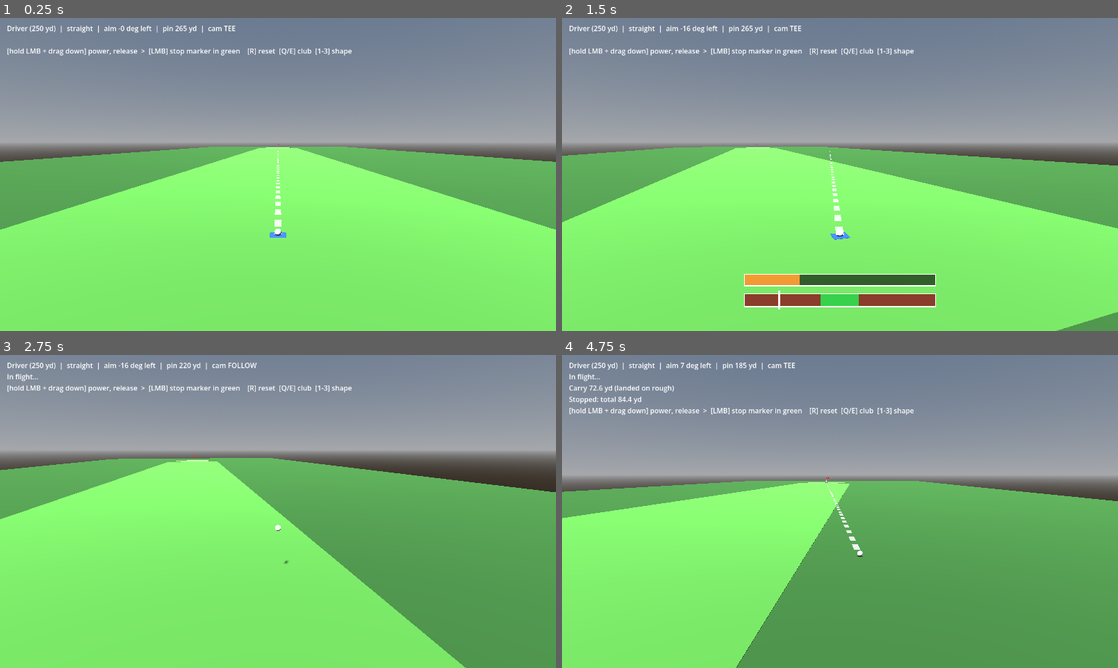
Above: before the commit, frames 1-4 (two rows, left to right).
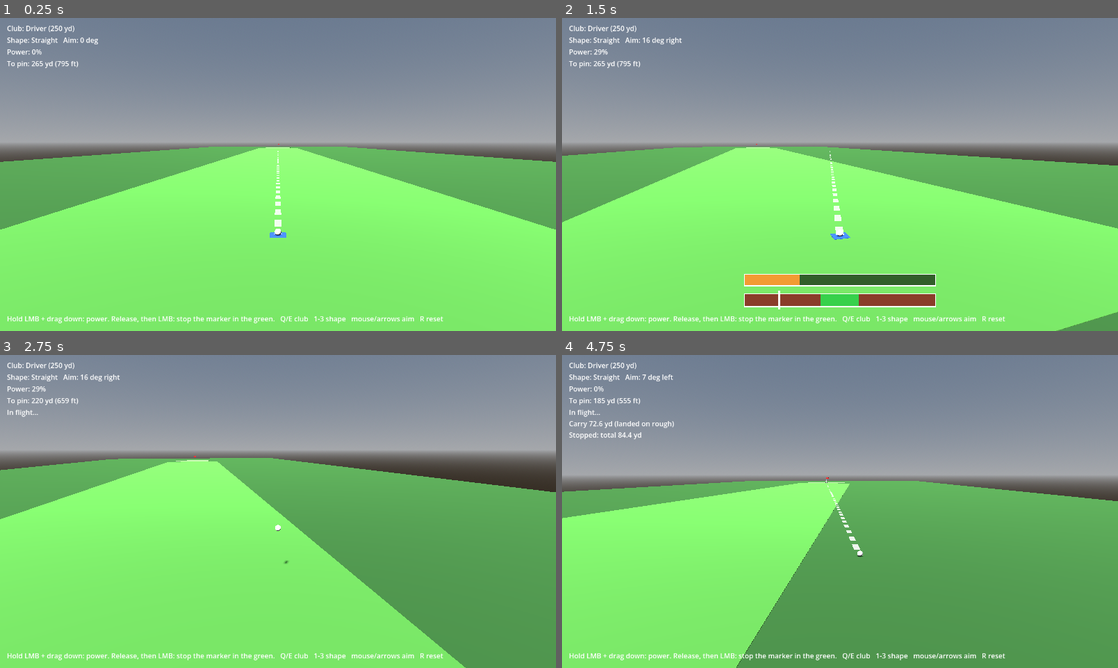
Above: after the commit, the same moments.

Repository: tredaman5/Back-Nine
Game: Godot game, scene res://scenes/test/test_course.tscn
Same seed, same stepped clock (60 frames per second), same inputs: the game is played once before the commit and once after it.
Inputs (mouse positions are in pixels of both pictures, inside the frame that each line leads up to):
- Up to frame 1 (0.25 s): no input
- Up to frame 2 (1.5 s): move the mouse to (962, 158) at 0.52 s; press the mouse at (962, 158) at 0.53 s; move the mouse to (728, 190) at 1.27 s; release the mouse at (728, 190) at 1.28 s; tap Left (aim_left) at 1.35 s
- Up to frame 3 (2.75 s): click (166, 527) at 1.55 s; move the mouse to (333, 442) at 2.02 s; press the mouse at (333, 442) at 2.03 s; tap Right (aim_right) at 2.1 s
- Up to frame 4 (4.75 s): move the mouse to (812, 574) at 2.77 s; release the mouse at (812, 574) at 2.78 s; tap C (caddie_call) at 2.85 s; click (812, 574) at 3.05 s; move the mouse to (1006, 558) at 3.52 s; hold E (club_next) 3.53-4.28 s; click (1006, 558) at 3.8 s; move the mouse to (673, 464) at 4.27 s; tap Q (club_prev) at 4.35 s; click (673, 464) at 4.55 s

The runs differ from the first frame. In frame 1, 1.7% of the frame differs, in the area x 1-80%, y 2-98%; in frame 2, 1.7%; in frame 3, 1.8%; in frame 4, 2.3%.

Commit message:
Add debug HUD with club, shape, power and distance to pin

Diff:
--- a/scenes/test/test_course.tscn
+++ b/scenes/test/test_course.tscn
@@ -1,10 +1,11 @@
-[gd_scene load_steps=10 format=3]
+[gd_scene load_steps=11 format=3]
 
 [ext_resource type="PackedScene" path="res://scenes/holes/hole_test.tscn" id="1_hole"]
 [ext_resource type="PackedScene" path="res://scenes/ball/ball.tscn" id="2_ball"]
 [ext_resource type="Script" path="res://scripts/debug/ball_debug_launcher.gd" id="3_dbg"]
 [ext_resource type="PackedScene" path="res://scenes/player/player.tscn" id="4_player"]
 [ext_resource type="PackedScene" path="res://scenes/camera/camera_rig.tscn" id="5_cam"]
+[ext_resource type="PackedScene" path="res://scenes/ui/hud.tscn" id="6_hud"]
 
 [sub_resource type="ProceduralSkyMaterial" id="Sky_mat"]
 
@@ -36,6 +37,7 @@
 [node name="BallDebug" type="Node" parent="."]
 script = ExtResource("3_dbg")
 ball_scene = ExtResource("2_ball")
+hud_scene = ExtResource("6_hud")
 tee_path = NodePath("../Hole/Tee")
 camera_path = NodePath("../CameraRig")
 cup_path = NodePath("../Hole/Cup")
--- /dev/null
+++ b/scenes/ui/hud.tscn
@@ -0,0 +1,55 @@
+[gd_scene load_steps=3 format=3]
+
+[ext_resource type="Script" path="res://scripts/ui/hud_controller.gd" id="1_hud"]
+[ext_resource type="Script" path="res://scripts/ui/swing_meter.gd" id="2_meter"]
+
+[node name="HUD" type="CanvasLayer" groups=["ui"]]
+script = ExtResource("1_hud")
+
+[node name="Info" type="VBoxContainer" parent="."]
+offset_left = 16.0
+offset_top = 12.0
+offset_right = 520.0
+offset_bottom = 170.0
+mouse_filter = 2
+
+[node name="ClubLabel" type="Label" parent="Info"]
+unique_name_in_owner = true
+layout_mode = 2
+mouse_filter = 2
+text = "Club"
+
+[node name="ShapeLabel" type="Label" parent="Info"]
+unique_name_in_owner = true
+layout_mode = 2
+mouse_filter = 2
+text = "Shape"
+
+[node name="PowerLabel" type="Label" parent="Info"]
+unique_name_in_owner = true
+layout_mode = 2
+mouse_filter = 2
+text = "Power"
+
+[node name="DistanceLabel" type="Label" parent="Info"]
+unique_name_in_owner = true
+layout_mode = 2
+mouse_filter = 2
+text = "To pin"
+
+[node name="ResultLabel" type="Label" parent="Info"]
+unique_name_in_owner = true
+layout_mode = 2
+mouse_filter = 2
+
+[node name="Hint" type="Label" parent="."]
+offset_left = 16.0
+offset_top = 680.0
+offset_right = 1260.0
+offset_bottom = 710.0
+mouse_filter = 2
+text = "Hold LMB + drag down: power. Release, then LMB: stop the marker in the green.   Q/E club   1-3 shape   mouse/arrows aim   R reset"
+
+[node name="SwingMeter" type="Control" parent="."]
+mouse_filter = 2
+script = ExtResource("2_meter")
--- a/scripts/debug/ball_debug_launcher.gd
+++ b/scripts/debug/ball_debug_launcher.gd
@@ -1,9 +1,10 @@
 extends Node
-## TEMPORARY test harness for the player and ball. Replaced by MatchManager and the real HUD later.
-## Spawns the ball, hooks up the swing meter and camera, shows results, and handles out-of-bounds / holed.
+## TEMPORARY test harness for the player and ball. Replaced by MatchManager later.
+## Spawns the ball and HUD, hooks up the camera, shows shot results, and handles out-of-bounds / holed.
 ## R = reset to tee.
 
 @export var ball_scene: PackedScene
+@export var hud_scene: PackedScene
 @export var tee_path: NodePath
 @export var cup_path: NodePath
 @export var oob_path: NodePath
@@ -15,10 +16,9 @@
 var _cup: CupDetector
 var _oob: OOBDetector
 var _camera: CameraRig
-var _input: PlayerInput
+var _hud: HUDController
 var _aim: ShotAim
 var _swing: SwingController
-var _label: Label
 var _result: String = ""
 var _rest_position: Vector3 = Vector3.ZERO
 
@@ -29,7 +29,7 @@
 	_oob = get_node(oob_path) as OOBDetector
 	_camera = get_node(camera_path) as CameraRig
 	var player: Node = get_node(player_path)
-	_input = player.get_node("PlayerInput") as PlayerInput
+	var input := player.get_node("PlayerInput") as PlayerInput
 	_aim = player.get_node("ShotAim") as ShotAim
 	_swing = player.get_node("SwingController") as SwingController
 
@@ -45,16 +45,11 @@
 	_aim.set_ball(_ball)
 	_swing.set_ball(_ball)
 	_reset_ball(_tee.global_position + Vector3(0, 0.25, 0))
-	_camera.bind(_ball, _aim, _swing, _input)
+	_camera.bind(_ball, _aim, _swing, input)
 
-	var layer := CanvasLayer.new()
-	var meter := SwingMeter.new()
-	meter.bind(_swing)
-	layer.add_child(meter)
-	_label = Label.new()
-	_label.position = Vector2(16, 12)
-	layer.add_child(_label)
-	add_child(layer)
+	_hud = hud_scene.instantiate() as HUDController
+	add_child(_hud)
+	_hud.bind(input, _aim, _swing, _ball, _cup)
 
 
 func _unhandled_input(event: InputEvent) -> void:
@@ -67,48 +62,45 @@
 	_ball.teleport(pos)
 	_rest_position = pos
 	_swing.reset()
-	_result = ""
 	_aim.aim_at(_cup.global_position)
+	_set_result("")
 	if _camera != null:
 		_camera.snap_to_tee()
 
 
+func _set_result(text: String) -> void:
+	_result = text
+	if _hud != null:
+		_hud.set_result(text)
+
+
 func _on_shot_taken(_golfer: Node) -> void:
-	_result = "In flight..."
+	_set_result("In flight...")
 
 
 func _on_swing_resolved(r: Dictionary) -> void:
 	var how: String = "perfect" if r["centered"] else ("in window" if r["in_window"] else ("SLICE" if r["error"] > 0.0 else "HOOK"))
-	_result = "Power %.0f%%  |  %s" % [r["power"] * 100.0, how]
+	_set_result("Power %.0f%%  |  %s" % [r["power"] * 100.0, how])
 
 
 func _on_landed(surface: StringName) -> void:
-	_result += "\nCarry %.1f yd (landed on %s)" % [_ball.carry_distance(), surface]
+	_set_result(_result + "\nCarry %.1f yd (landed on %s)" % [_ball.carry_distance(), surface])
 
 
 func _on_stopped() -> void:
-	_result += "\nStopped: total %.1f yd" % _ball.total_distance()
+	_set_result(_result + "\nStopped: total %.1f yd" % _ball.total_distance())
 	_rest_position = _ball.global_position
 	_aim.aim_at(_cup.global_position)
 
 
 func _on_holed() -> void:
-	_result += "\nHOLED!"
+	_set_result(_result + "\nHOLED!")
 	await get_tree().create_timer(2.0).timeout
 	_reset_ball(_tee.global_position + Vector3(0, 0.25, 0))
 	_cup.reset()
 
 
 func _on_oob() -> void:
-	_result += "\nOut of bounds (+1 stroke). Replacing ball."
+	_set_result(_result + "\nOut of bounds (+1 stroke). Replacing ball.")
 	await get_tree().create_timer(1.5).timeout
 	_reset_ball(_rest_position)
-
-
-func _process(_delta: float) -> void:
-	if _label != null:
-		var club: Club = _input.current_club()
-		var to_pin: float = Vector2(_ball.global_position.x - _cup.global_position.x, _ball.global_position.z - _cup.global_position.z).length()
-		_label.text = "%s (%.0f yd)  |  %s  |  aim %.0f deg left  |  pin %.0f yd  |  cam %s\n%s\n[hold LMB + drag down] power, release  >  [LMB] stop marker in green    [R] reset  [Q/E] club  [1-3] shape" % [
-			club.display_name, club.range_yards(), _input.current_shape(), _aim.yaw_deg, to_pin,
-			CameraRig.Mode.keys()[_camera.mode], _result]
--- /dev/null
+++ b/scripts/ui/hud_controller.gd
@@ -0,0 +1,48 @@
+class_name HUDController
+extends CanvasLayer
+## Minimal debug HUD: club, shot shape, aim, power, and distance to the pin, plus the swing meter.
+## Pressure/Focus meters, score, wind and taunts are added in later steps via signals.
+
+const FEET_PER_YARD: float = 3.0
+
+@onready var _club_label: Label = %ClubLabel
+@onready var _shape_label: Label = %ShapeLabel
+@onready var _power_label: Label = %PowerLabel
+@onready var _distance_label: Label = %DistanceLabel
+@onready var _result_label: Label = %ResultLabel
+@onready var _swing_meter: SwingMeter = $SwingMeter
+
+var _input: PlayerInput
+var _aim: ShotAim
+var _swing: SwingController
+var _ball: BallPhysics
+var _pin: Node3D
+
+
+func bind(input: PlayerInput, aim: ShotAim, swing: SwingController, ball: BallPhysics, pin: Node3D) -> void:
+	_input = input
+	_aim = aim
+	_swing = swing
+	_ball = ball
+	_pin = pin
+	_swing_meter.bind(swing)
+
+
+## Free text under the main readout (shot results, penalties). Debug use for now.
+func set_result(text: String) -> void:
+	_result_label.text = text
+
+
+func _process(_delta: float) -> void:
+	if _input == null:
+		return
+	var club: Club = _input.current_club()
+	_club_label.text = "Club: %s (%.0f yd)" % [club.display_name, club.range_yards()]
+	_shape_label.text = "Shape: %s   Aim: %.0f deg %s" % [
+		String(_input.current_shape()).capitalize().replace("_", " "),
+		absf(_aim.yaw_deg),
+		"left" if _aim.yaw_deg > 0.5 else ("right" if _aim.yaw_deg < -0.5 else "")]
+	_power_label.text = "Power: %.0f%%" % (_swing.power * 100.0)
+	var d: Vector2 = Vector2(_ball.global_position.x - _pin.global_position.x, _ball.global_position.z - _pin.global_position.z)
+	var yards: float = d.length()
+	_distance_label.text = "To pin: %.0f yd (%.0f ft)" % [yards, yards * FEET_PER_YARD]
Not shown, added: scripts/player/club.gd.uid
Not shown, added: scripts/player/player_input.gd.uid
Not shown, added: scripts/player/shot_aim.gd.uid
Not shown, added: scripts/player/swing_controller.gd.uid
Not shown, added: scripts/ui/hud_controller.gd.uid
